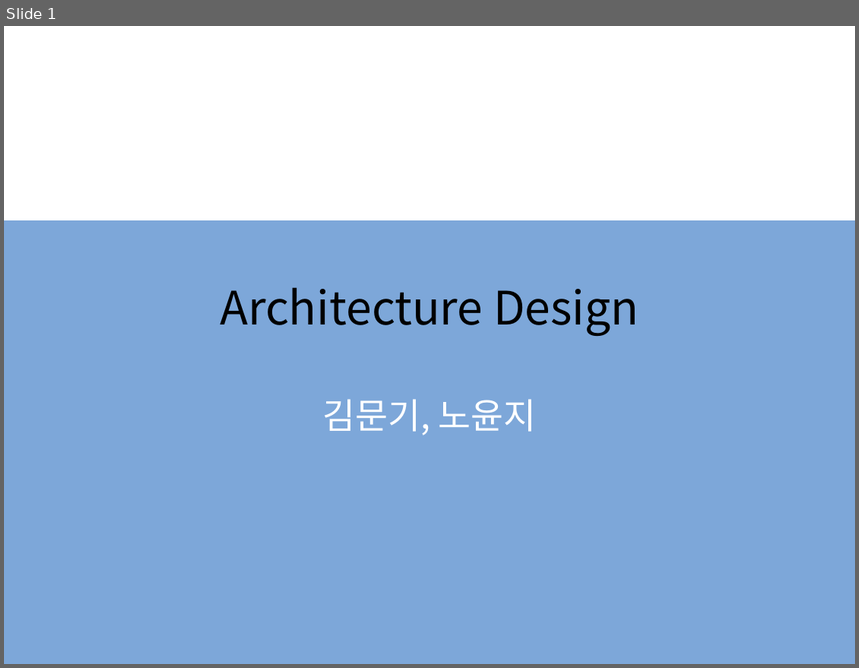
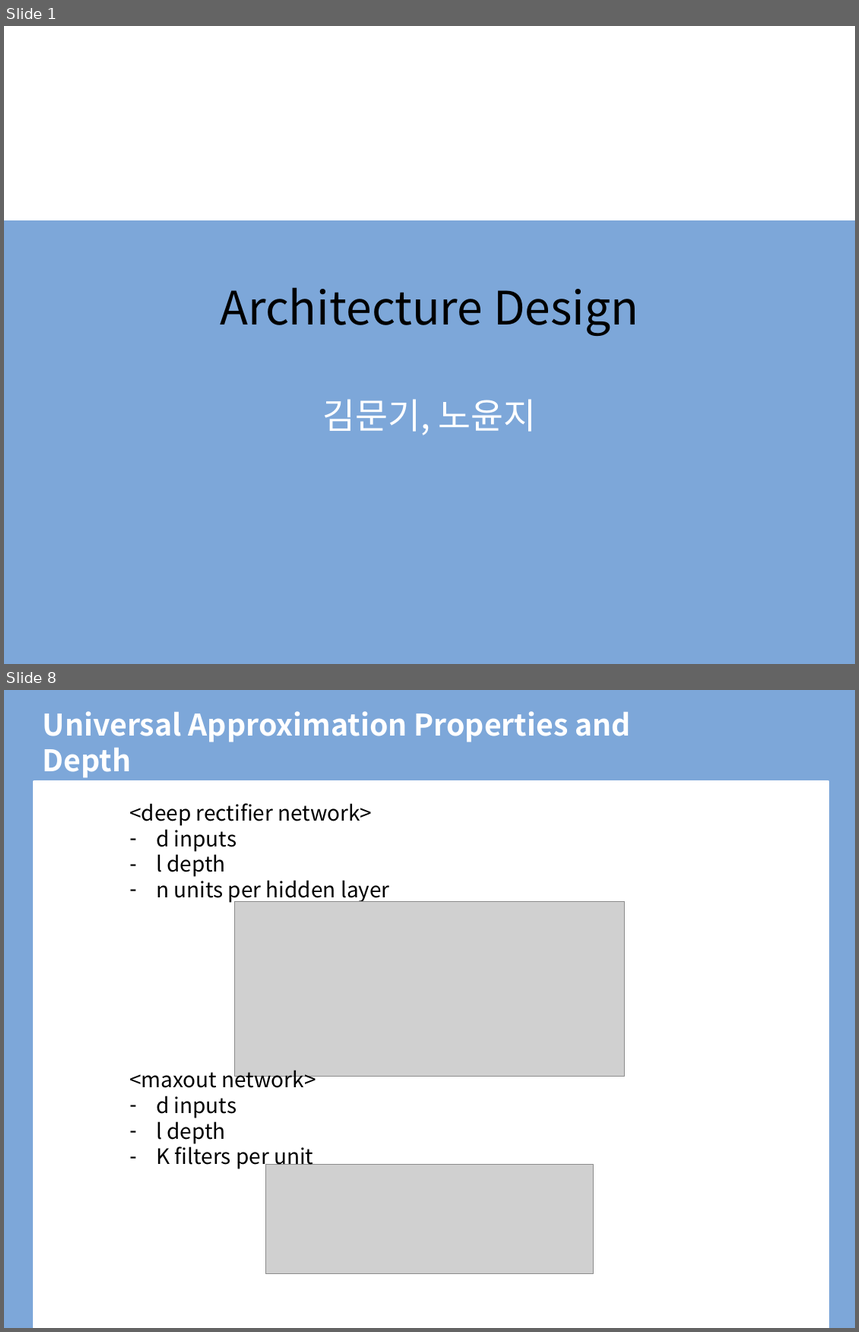
Before and after one commit to BLINK-ONCE/Storage, a slide deck: files/presentation/ppt/6.4 Architecture Design.pptx. Shown one above the other, each under a label of ours: slide 1 before the commit, slides 1 and 8 after it; the slides between them are not shown. The pictures are 859x668 and 859x1332 pixels, drawn with LibreOffice and Linux fonts; fonts in the diff are those of the drawing; grey boxes stand for pictures; background and template pictures are left out. Boxes give left, top, right and bottom in pixels: in the first picture for what was removed or moved away, otherwise in the second. Text is boxed around its words. In the diff, an @@ line names an element or a change of style, - is before the commit and + after.

```diff
--- a/files/presentation/ppt/6.4 Architecture Design.pptx
+++ b/files/presentation/ppt/6.4 Architecture Design.pptx
@@ slide 8 added at [4, 690, 855, 1328], background #FFFFFF @@
@@ rectangle added at [4, 690, 855, 1328], fill #7DA7D9, outline #7DA7D9 1.5 pt @@
@@ title added at [43, 711, 631, 778], 25.2 pt, text #FFFFFF, bold @@
+Universal Approximation Properties and Depth
@@ rectangle added at [34, 781, 828, 1328], fill #FFFFFF, outline #FFFFFF 1.5 pt @@
@@ text added at [129, 803, 390, 904], 18 pt, text #000000 @@
+<deep rectifier network>
+– d inputs
+– l depth
+– n units per hidden layer
@@ picture added at [235, 902, 623, 1076] @@
@@ text added at [129, 1066, 316, 1170], 18 pt, text #000000 @@
+<maxout network>
+– d inputs
+– l depth
+– K filters per unit
@@ picture added at [265, 1165, 593, 1274] @@
```
Also in this commit, not shown: 6 slides changed, 5 other slides added, 20 slides removed, 1 other file.
